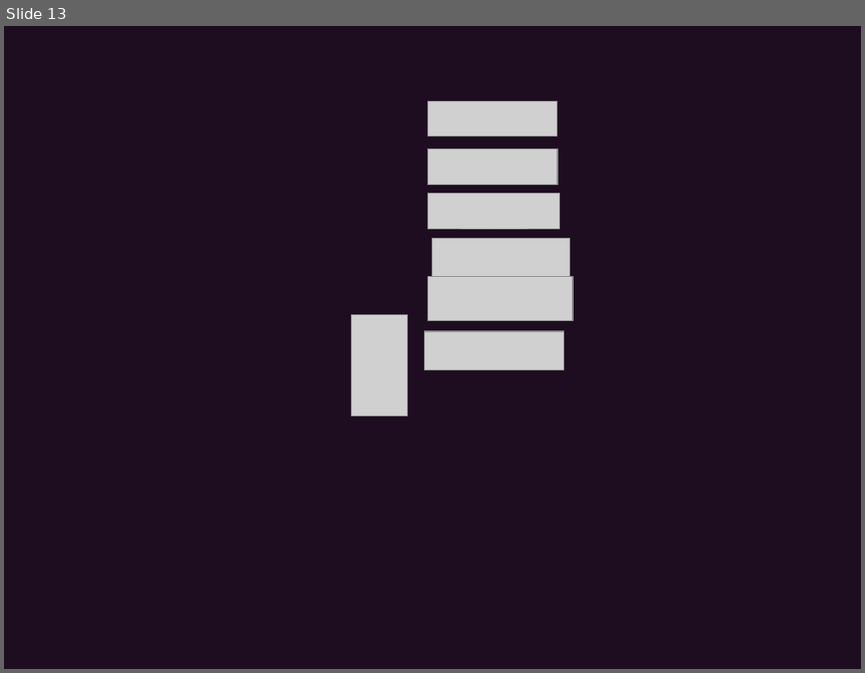
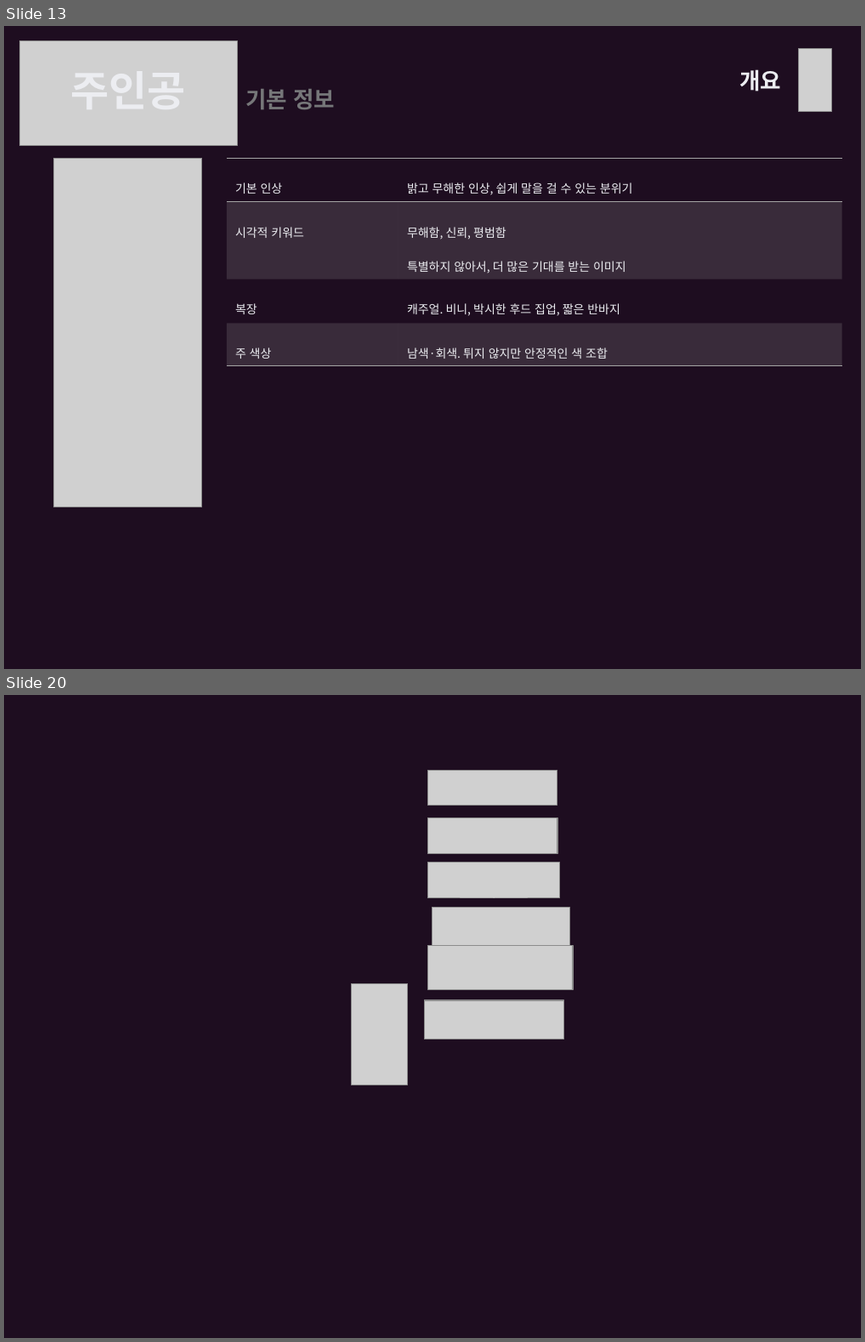
Before and after one commit to ysooj/Gihoek, a slide deck: reference_copying.pptx. Shown one above the other, each under a label of ours: slide 13 before the commit, slides 13 and 20 after it; the slides between them are not shown. The pictures are 865x673 and 865x1342 pixels, drawn with LibreOffice and Linux fonts; fonts in the diff are those of the drawing; grey boxes stand for pictures. Boxes give left, top, right and bottom in pixels: in the first picture for what was removed or moved away, otherwise in the second. Text is boxed around its words. In the diff, an @@ line names an element or a change of style, - is before the commit and + after.

```diff
--- a/reference_copying.pptx
+++ b/reference_copying.pptx
@@ slide 13 added at <box>4,26,861,669</box>, background #1E0D20 @@
@@ picture added at <box>20,40,237,145</box> @@
@@ picture added at <box>798,48,832,112</box> @@
@@ text added at <box>740,69,782,91</box>, 19 pt, text #ECEDF1, bold @@
+개요
@@ text added at <box>245,89,335,109</box>, 19 pt, text #767779, bold @@
+기본 정보
@@ picture added at <box>54,158,203,506</box> @@
@@ table added at <box>227,158,841,362</box>, 4 rows, 2 columns @@
+기본 인상 | 밝고 무해한 인상, 쉽게 말을 걸 수 있는 분위기
+시각적 키워드 | 무해함, 신뢰, 평범함 / 특별하지 않아서, 더 많은 기대를 받는 이미지
+복장 | 캐주얼. 비니, 박시한 후드 집업, 짧은 반바지
+주 색상 | 남색·회색. 튀지 않지만 안정적인 색 조합
@@ what was slide 13 is now slide 20 @@
```
Also in this commit, not shown: 2 slides changed, 6 other slides added, 36 other files.
